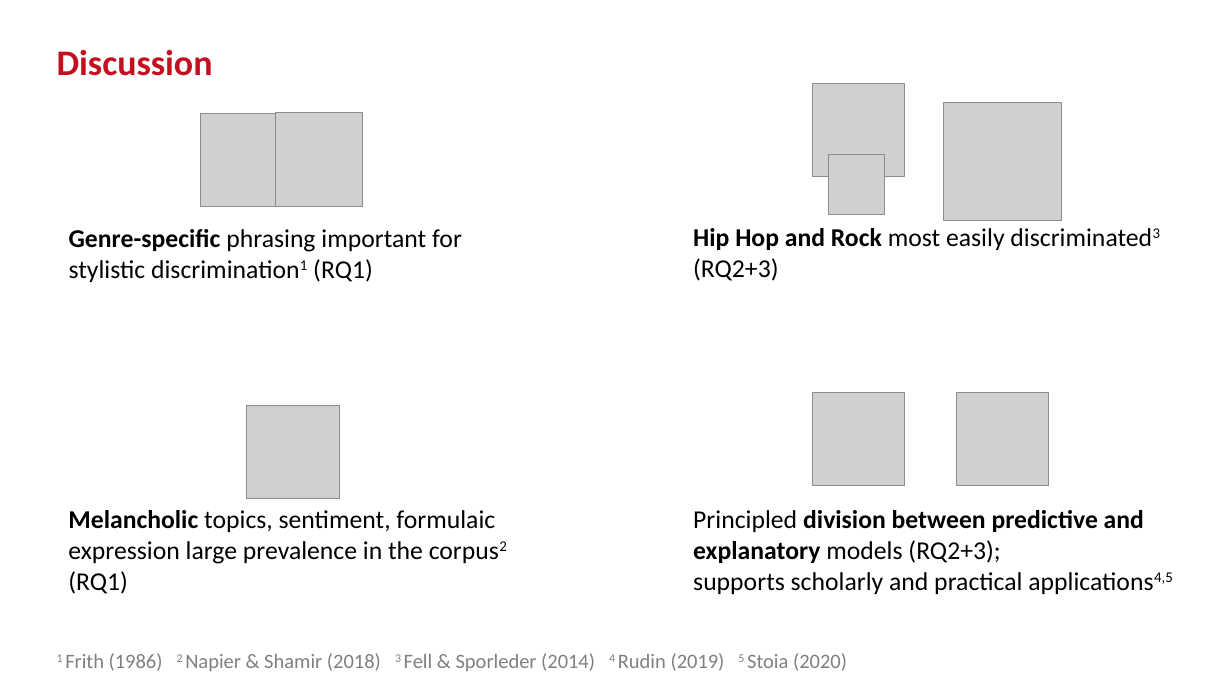
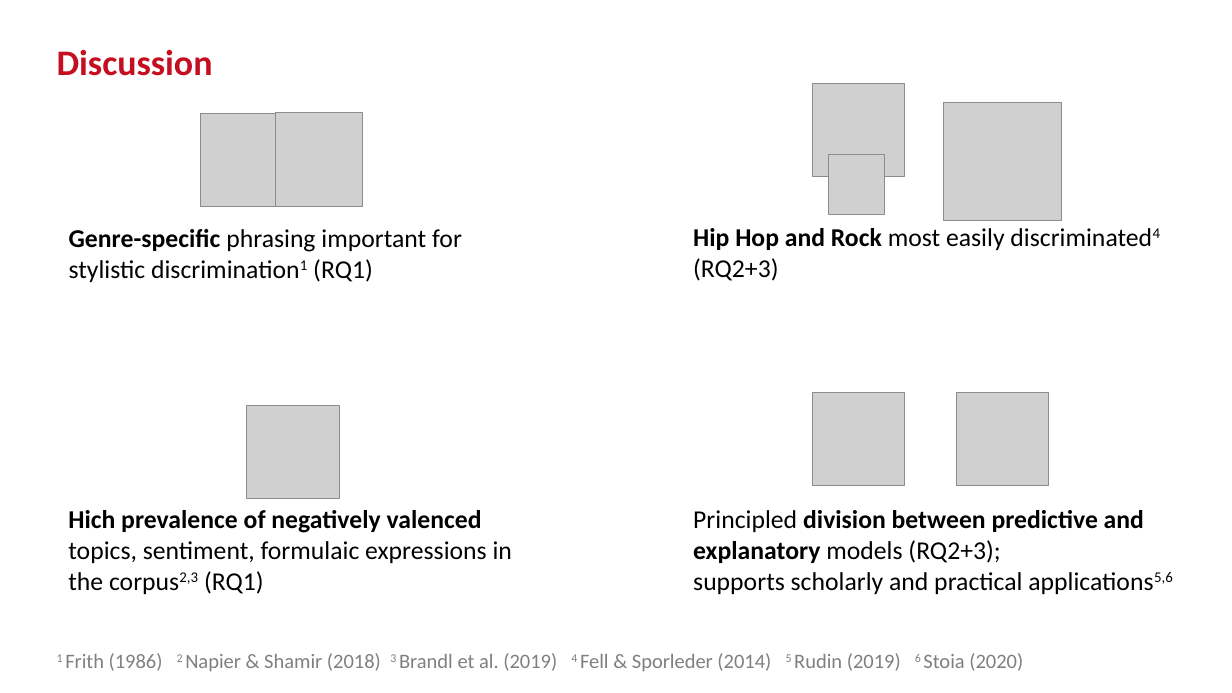
Before and after one commit to markusradke/LyricalPatterns, a slide deck: slide 21 of reports/current_presentation.pptx. Drawn at 1232x693 pixels with LibreOffice and Linux fonts; fonts in the diff are those of the drawing; grey boxes stand for pictures; background and template pictures are left out. Boxes give left, top, right and bottom in pixels: in the first picture for what was removed or moved away, otherwise in the second. Text is boxed around its words. In the diff, an @@ line names an element or a change of style, - is before the commit and + after.

```diff
--- a/reports/current_presentation.pptx
+++ b/reports/current_presentation.pptx
@@ text at bbox=[68, 510, 512, 594]: text changed @@
-Melancholic topics, sentiment, formulaic expression large prevalence in the corpus2 (RQ1)
+Hich prevalence of negatively valenced topics, sentiment, formulaic expressions in the corpus2,3 (RQ1)
@@ text at bbox=[693, 510, 1173, 594]: text changed @@
-Principled division between predictive and explanatory models (RQ2+3);
-supports scholarly and practical applications4,5
+Principled division between predictive and explanatory models (RQ2+3);
+supports scholarly and practical applications5,6
@@ text at bbox=[57, 653, 1023, 671]: text changed @@
-1 Frith (1986) 2 Napier & Shamir (2018) 3 Fell & Sporleder (2014) 4 Rudin (2019) 5 Stoia (2020)
+1 Frith (1986) 2 Napier & Shamir (2018) 3 Brandl et al. (2019) 4 Fell & Sporleder (2014) 5 Rudin (2019) 6 Stoia (2020)
```
Also in this commit, not shown: 3 other slides changed, 15 other files.
